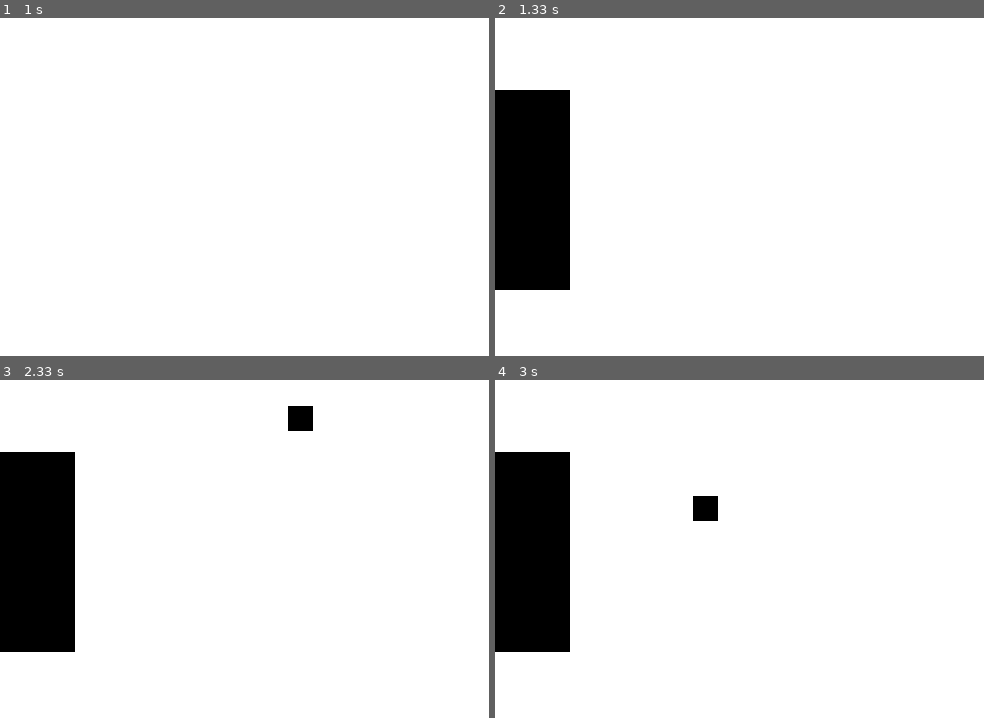
Above: before the commit, frames 1-4 (two rows, left to right).
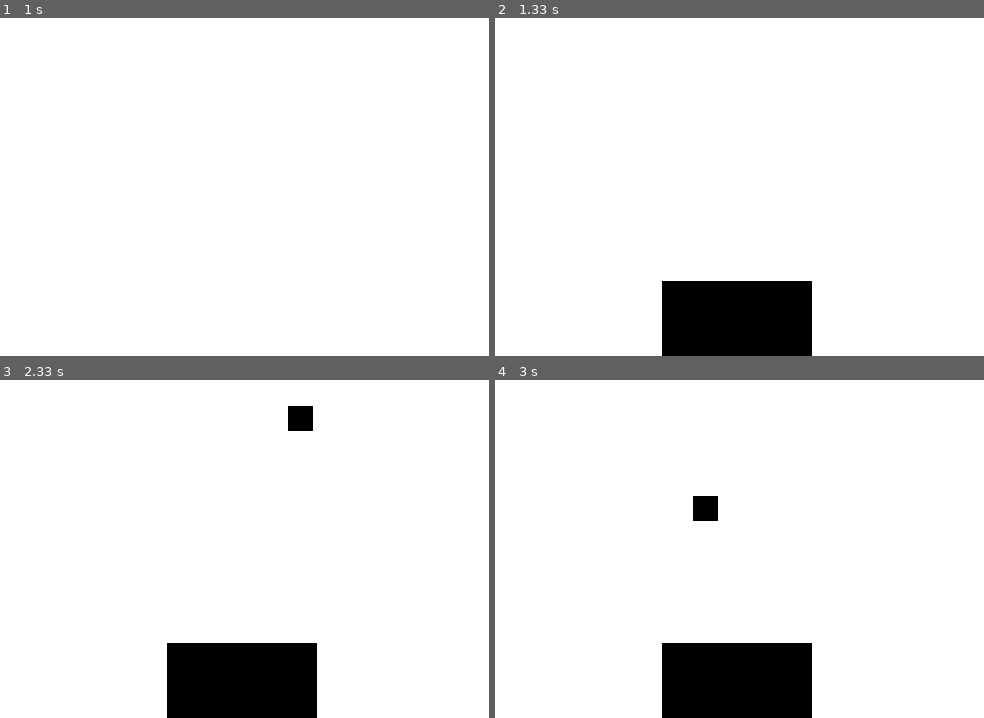
Above: after the commit, the same moments.

Repository: tomaitagaki/synaptech_cursor
Game: pygame game, started from Cursor_GUI.py
Same seed, same stepped clock (60 frames per second), same inputs: the game is played once before the commit and once after it.
Inputs:
- Up to frame 1 (1 s): no input
- Up to frame 2 (1.33 s): no input
- Up to frame 3 (2.33 s): hold Left from 1.83 s (still down)
- Up to frame 4 (3 s): release Left at 2.37 s; hold Down 2.4-2.7 s; hold Left from 2.73 s (still down)

Frame 1 is identical in both runs. In frame 2, 16% of the frame differs, in the area x 0-65%, y 21-100%; in frame 3, 16%; in frame 4, 16%.

Commit message:
new gui changes

Diff:
--- a/Cursor_GUI.py
+++ b/Cursor_GUI.py
@@ -19,6 +19,10 @@
 SCREEN_HEIGHT = 600
 SCREEN_WIDTH = 800
 
+#Target size constants
+RECTANGLE_LONG_SIDE = SCREEN_HEIGHT / 4
+RECTANGLE_SHORT_SIDE = RECTANGLE_LONG_SIDE / 2
+
 #Class for the targets
 class Target(pygame.sprite.Sprite):
     def __init__(self):
@@ -29,6 +33,7 @@
 
 # Define a Player object by extending pygame.sprite.Sprite
 # The surface drawn on the screen is now an attribute of 'player'
+#Player is the cursor
 class Player(pygame.sprite.Sprite):
     def __init__(self):
         super(Player, self).__init__()
@@ -41,100 +46,48 @@
             )
         )
 
-
 screen = pygame.display.set_mode((SCREEN_WIDTH,SCREEN_HEIGHT))
 
 #Game loop
 running = True
 
-#defining targets and sizes
 targets = []
-for i in range(8):
+
+#Function to define targets
+#Inputs are x and y of top left, and width and height dimensions
+def addTarget(x, y, width, height):
     targets.append(Target())
-    if i == 0 or i == 1 or i == 4 or i == 5:
-        targets[i].surf = pygame.Surface((200,75))
-    else:
-        targets[i].surf = pygame.Surface((75,200))
-
-#Defining positions of all targets
-#I'm sure there's a more efficient way of doing this but I don't know it right now
-
-#Target 1
-targets[0].rect = targets[0].surf.get_rect(
-    midtop=(
-        233,0
+    targets[-1].surf = pygame.Surface((width, height))
+    targets[-1].rect = targets[-1].surf.get_rect(
+        topleft=(
+            x, y
+        )
     )
-)
-
-#Target 2
-targets[1].rect = targets[1].surf.get_rect(
-    midtop=(
-        800 - 233,0
-    )
-)
-
-#Target 3
-targets[2].rect = targets[2].surf.get_rect(
-    midright=(
-        800, 166
-    )
-)
-
-#Target 4
-targets[3].rect = targets[3].surf.get_rect(
-    midright=(
-        800,600 - 166
-    )
-)
-
-#Target 5
-targets[4].rect = targets[4].surf.get_rect(
-    midbottom=(
-        800 - 233,600
-    )
-)
-
-#Target 6
-targets[5].rect = targets[5].surf.get_rect(
-    midbottom=(
-        233,600
-    )
-)
-
-#Target 7
-targets[6].rect = targets[6].surf.get_rect(
-    midleft=(
-        0,600 - 166
-    )
-)
-
-#Target 8
-targets[7].rect = targets[7].surf.get_rect(
-    midleft=(
-        0,166
-    )
-)
+
+#Defining all of the targets
+addTarget((SCREEN_WIDTH - RECTANGLE_LONG_SIDE * 2)/3, 0, RECTANGLE_LONG_SIDE, RECTANGLE_SHORT_SIDE)
+addTarget(SCREEN_WIDTH - (SCREEN_WIDTH - RECTANGLE_LONG_SIDE * 2)/3 - RECTANGLE_LONG_SIDE, 0, RECTANGLE_LONG_SIDE, RECTANGLE_SHORT_SIDE)
+
+addTarget(SCREEN_WIDTH - RECTANGLE_SHORT_SIDE, (SCREEN_HEIGHT - RECTANGLE_LONG_SIDE * 2)/3, RECTANGLE_SHORT_SIDE, RECTANGLE_LONG_SIDE)
+addTarget(SCREEN_WIDTH - RECTANGLE_SHORT_SIDE, SCREEN_HEIGHT - (SCREEN_HEIGHT - RECTANGLE_LONG_SIDE * 2)/3 - RECTANGLE_LONG_SIDE, RECTANGLE_SHORT_SIDE, RECTANGLE_LONG_SIDE)
+
+addTarget(SCREEN_WIDTH - (SCREEN_WIDTH - RECTANGLE_LONG_SIDE * 2)/3 - RECTANGLE_LONG_SIDE, SCREEN_HEIGHT - RECTANGLE_SHORT_SIDE, RECTANGLE_LONG_SIDE, RECTANGLE_SHORT_SIDE)
+addTarget((SCREEN_WIDTH - RECTANGLE_LONG_SIDE * 2)/3, SCREEN_HEIGHT - RECTANGLE_SHORT_SIDE, RECTANGLE_LONG_SIDE, RECTANGLE_SHORT_SIDE)
+
+addTarget(0, SCREEN_HEIGHT - (SCREEN_HEIGHT - RECTANGLE_LONG_SIDE * 2)/3 - RECTANGLE_LONG_SIDE, RECTANGLE_SHORT_SIDE, RECTANGLE_LONG_SIDE)
+addTarget(0, (SCREEN_HEIGHT - RECTANGLE_LONG_SIDE * 2)/3, RECTANGLE_SHORT_SIDE, RECTANGLE_LONG_SIDE)
 
 # Move the sprite based on user keypresses
-#Below are the indices correlating to the keys in the pressed_keys array
-#K_UP = 82
-#K_DOWN = 81
-#K_LEFT = 80
-#K_RIGHT = 79
+#Currently the horizontal and vertical parameters are set to zero, but these go into the 'self.rect.move_ip()'
 def update(self, horizontal=0, vertical=0):
     if pressed_keys[K_UP]:
         self.rect.move_ip(0, -5)
-        #print('up')
     if pressed_keys[K_DOWN]:
         self.rect.move_ip(0, 5)
-        #print('down')
     if pressed_keys[K_LEFT]:
         self.rect.move_ip(-5, 0)
-        #print('left')
     if pressed_keys[K_RIGHT]:
         self.rect.move_ip(5, 0)
-        #print('right')
-
     # self.rect.move_ip(horizontal, vertical)
 
  # Keep player on the screen
@@ -166,6 +119,20 @@
         pygame.display.update(target_displayed)
         pygame.time.delay(250)
 
+player = Player()
+player.surf = pygame.Surface((0,0))
+target_displayed = Target()
+
+#Function to play the game and display stuff
+def game():
+    screen.fill((255,255,255))
+    pygame.display.flip()
+    pygame.time.delay(1000)
+    target_displayed = playScreen()
+    screen.blit(target_displayed.surf, target_displayed.rect)
+    pygame.display.update(target_displayed)
+    pygame.time.delay(1000)
+    player = Player()
 
 #Creating events for GUI
 PLAYGAME = pygame.USEREVENT + 0
@@ -174,11 +141,12 @@
 screen.fill((255,255,255))
 pygame.display.flip()
 pygame.time.delay(1000)
-target_displayed = targets[random.randint(0,7)]
+target_displayed = playScreen()
 screen.blit(target_displayed.surf, target_displayed.rect)
 pygame.display.update(target_displayed)
 pygame.time.delay(1000)
 player = Player()
+
 #Make the game slower
 clock = pygame.time.Clock()
 
@@ -198,15 +166,7 @@
             running = False
 
         if event.type == PLAYGAME:
-            screen.fill((255,255,255))
-            pygame.display.flip()
-            pygame.time.delay(1000)
-            target_displayed = playScreen()
-            screen.blit(target_displayed.surf, target_displayed.rect)
-            pygame.display.update(target_displayed)
-
-            pygame.time.delay(1000)
-            player = Player()
+            game()
 
 
 
